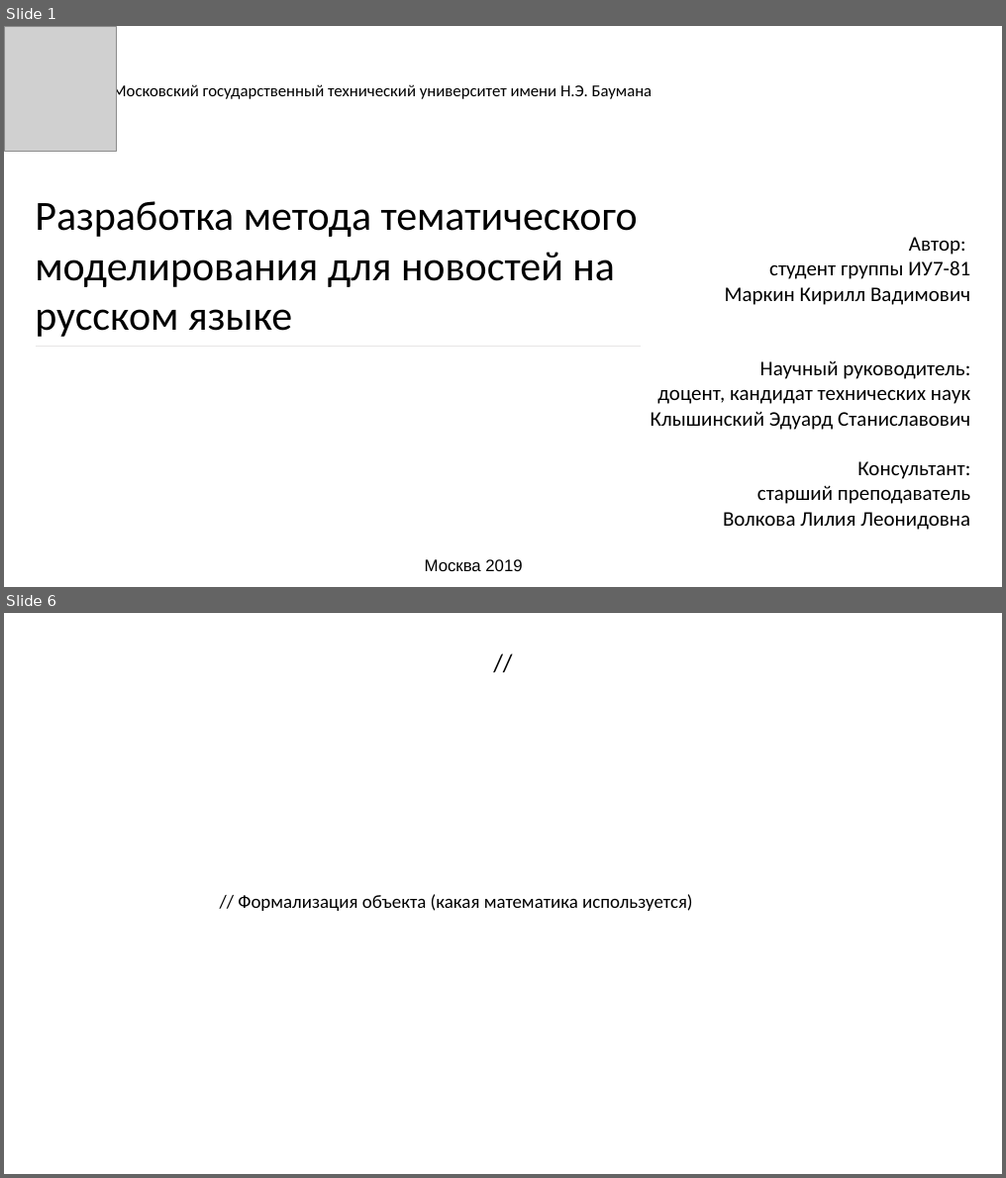
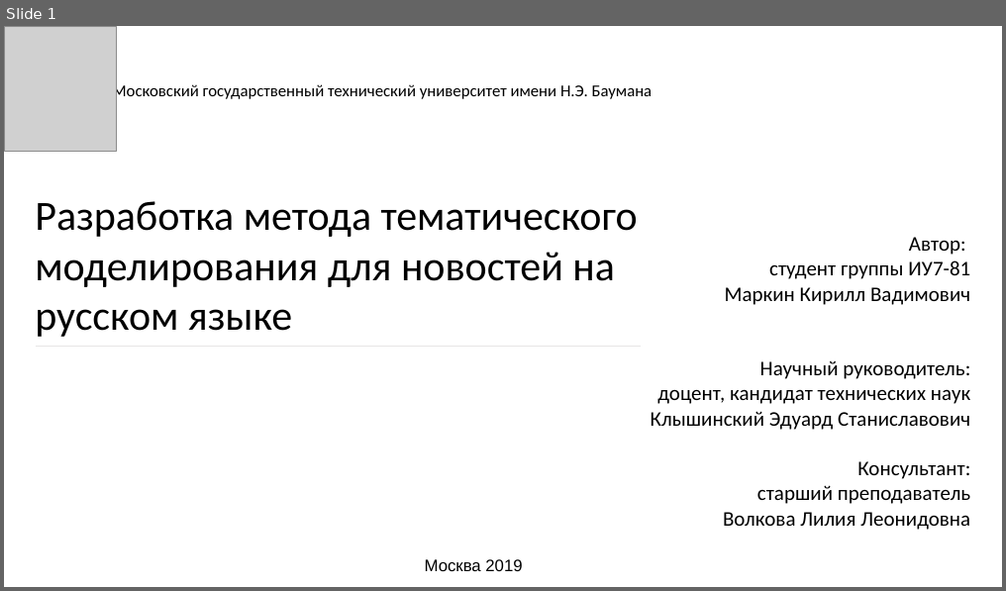
Before and after one commit to Kirmark/bachelor-qualification-work, a slide deck: presentation/presentation.pptx. Shown one above the other, each under a label of ours: slides 1 and 6 before the commit, slide 1 after it; the slides between them are not shown. The pictures are 1006x1178 and 1006x591 pixels, drawn with LibreOffice and Linux fonts; fonts in the diff are those of the drawing; grey boxes stand for pictures. Boxes give left, top, right and bottom in pixels: in the first picture for what was removed or moved away, otherwise in the second. Text is boxed around its words. In the diff, an @@ line names an element or a change of style, - is before the commit and + after.

```diff
--- a/presentation/presentation.pptx
+++ b/presentation/presentation.pptx
@@ slide 6 removed at (4,613,1002,1174), background #FFFFFF @@
@@ subtitle removed at (129,647,877,782) @@
-//
@@ text removed at (238,894,693,911) @@
-// Формализация объекта (какая математика используется)
```
Also in this commit, not shown: 7 slides changed, 4 slides added, 1 other slide removed, 31 other files.
